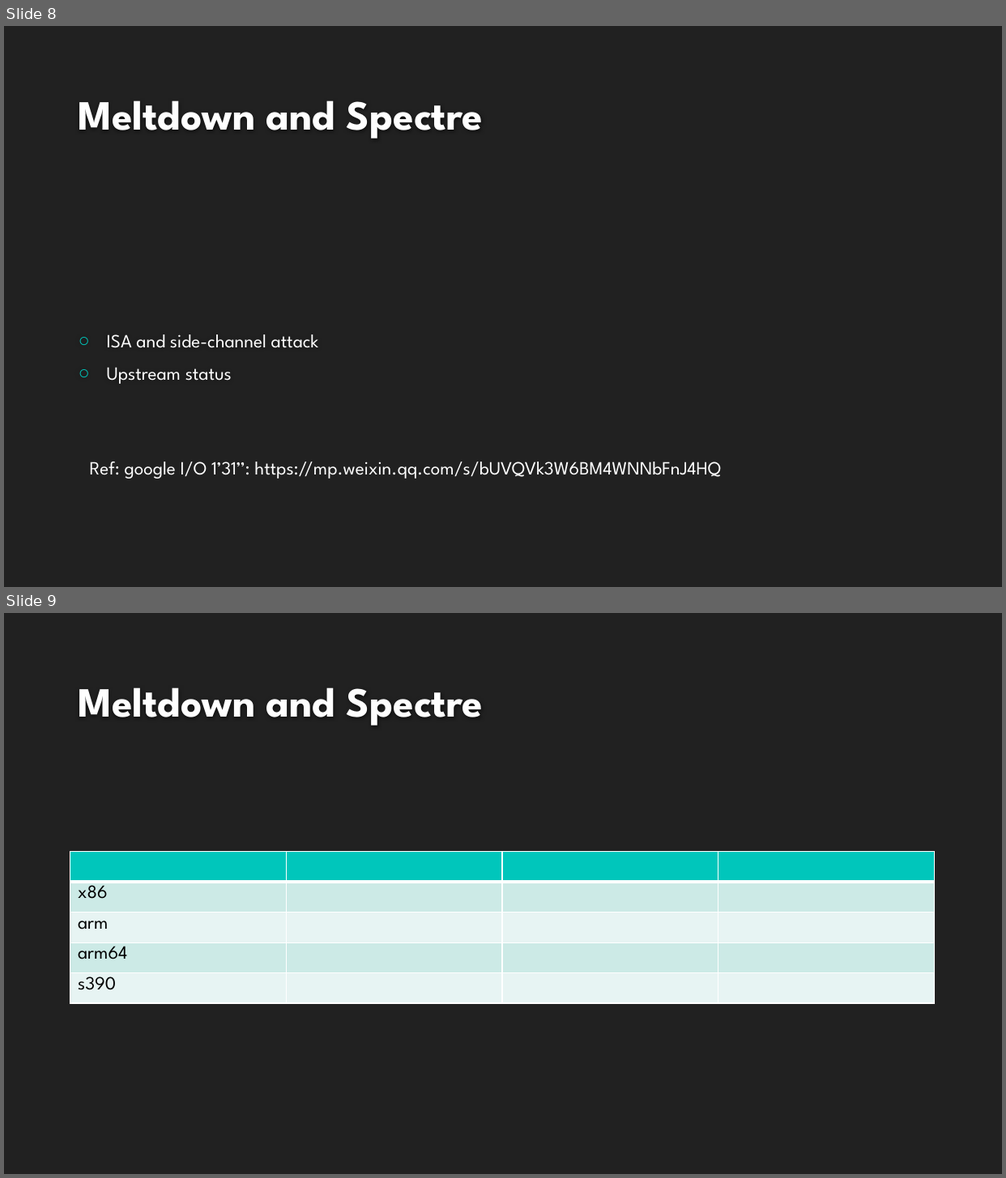
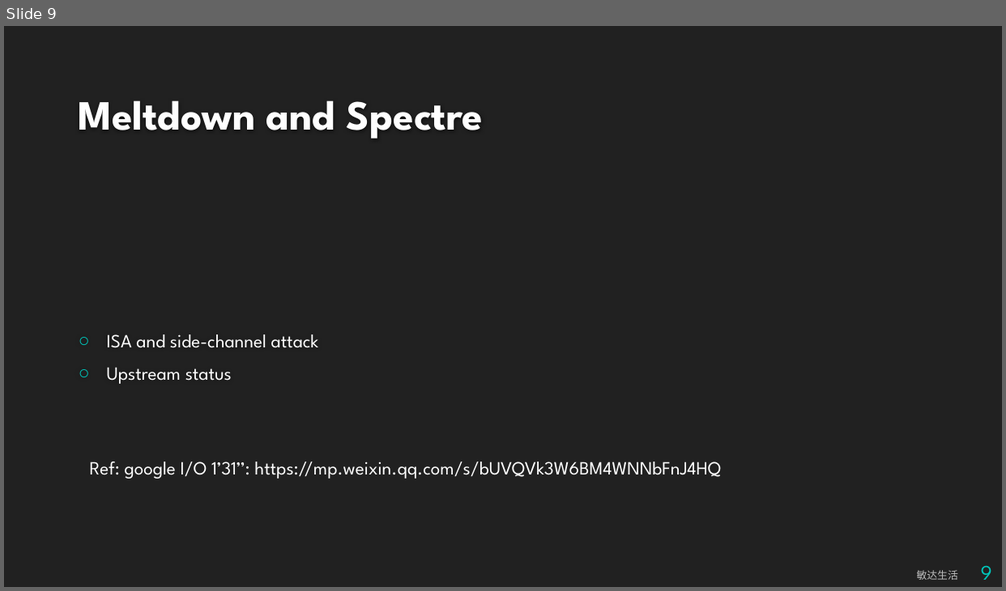
Before and after one commit to bjzhang/bjzhang.github.io, a slide deck: _drafts/Recent_Linux_kernel.pptx. Shown one above the other, each under a label of ours: slides 8 and 9 before the commit, slide 9 after it. The pictures are 1006x1178 and 1006x591 pixels, drawn with LibreOffice and Linux fonts; fonts in the diff are those of the drawing; background and template pictures are left out. Boxes give left, top, right and bottom in pixels: in the first picture for what was removed or moved away, otherwise in the second. Text is boxed around its words. In the diff, an @@ line names an element or a change of style, - is before the commit and + after.

```diff
--- a/_drafts/Recent_Linux_kernel.pptx
+++ b/_drafts/Recent_Linux_kernel.pptx
@@ slide 9 removed at [4, 613, 1002, 1174], background #212121 @@
@@ title removed at [78, 688, 484, 726] @@
-Meltdown and Spectre
@@ table removed at [70, 852, 936, 1003], 5 rows, 4 columns @@
- |  |  | 
-x86 |  |  | 
-arm |  |  | 
-arm64 |  |  | 
-s390 |  |  | 
@@ what was slide 8 is now slide 9 @@
@@ slide 9 changed as well @@
@@ text added at [917, 570, 958, 580], 10 pt, text #BFBFBF @@
+敏达生活
@@ page number added at [981, 566, 992, 580], 20 pt, text #00C6BB @@
+9
```
Also in this commit, not shown: 15 other slides changed, 1 slide added, 2 other files.
